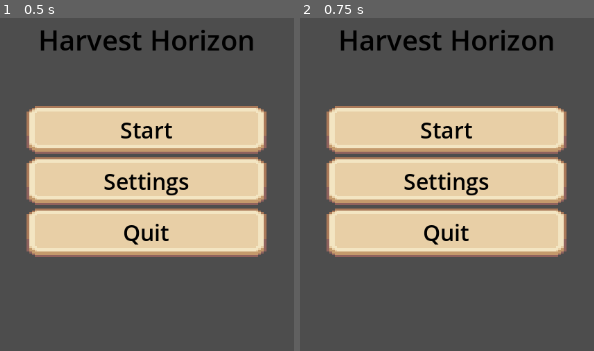
Above: before the commit, frames 1-2 (left to right).
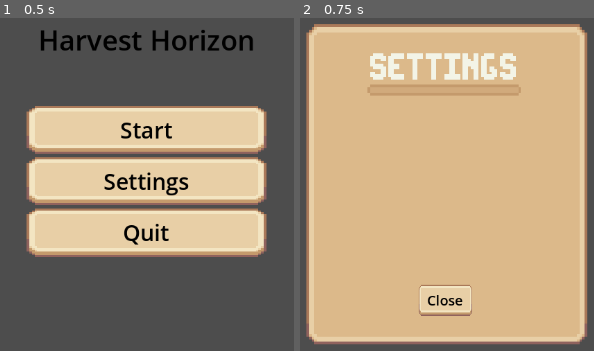
Above: after the commit, the same moments.

Repository: emilykrohn/HarvestHorizon
Game: Godot game, scene res://Scenes/MainMenu/main_menu.tscn
Same seed, same stepped clock (60 frames per second), same inputs: the game is played once before the commit and once after it.
Inputs:
- Up to frame 1 (0.5 s): no input
- Up to frame 2 (0.75 s): click "Settings" at 0.5 s

Frame 1 is identical in both runs. In frame 2, 91% of the frame differs, in the area x 2-98%, y 1-98%.

Commit message:
Create settings menu
Only has button to close it

Diff:
--- a/Scenes/MainMenu/main_menu.tscn
+++ b/Scenes/MainMenu/main_menu.tscn
@@ -1,7 +1,8 @@
-[gd_scene load_steps=3 format=3 uid="uid://clcsouub7x8xf"]
+[gd_scene load_steps=4 format=3 uid="uid://clcsouub7x8xf"]
 
 [ext_resource type="PackedScene" uid="uid://cjbehrxq2uno7" path="res://Scenes/MainMenu/button.tscn" id="1_a7sjt"]
 [ext_resource type="Script" path="res://Scripts/MainMenu/main_menu.gd" id="1_v658j"]
+[ext_resource type="Texture2D" uid="uid://bjk3pyw7o2q3y" path="res://Art/Sprout Lands - UI Pack - Premium pack/UI Sprites/Other UI sprites/Setting menu.png" id="3_imjsi"]
 
 [node name="MainMenu" type="Control"]
 layout_mode = 3
@@ -46,14 +47,45 @@
 alignment = 1
 
 [node name="StartButton" parent="MarginContainer/ButtonContiner" instance=ExtResource("1_a7sjt")]
+unique_name_in_owner = true
 layout_mode = 2
 
 [node name="SettingsButton" parent="MarginContainer/ButtonContiner" instance=ExtResource("1_a7sjt")]
+unique_name_in_owner = true
 layout_mode = 2
 text = "Settings"
 
 [node name="QuitButton" parent="MarginContainer/ButtonContiner" instance=ExtResource("1_a7sjt")]
+unique_name_in_owner = true
 layout_mode = 2
 text = "Quit"
 
+[node name="Settings" type="TextureRect" parent="."]
+unique_name_in_owner = true
+visible = false
+layout_mode = 1
+anchors_preset = 8
+anchor_left = 0.5
+anchor_top = 0.5
+anchor_right = 0.5
+anchor_bottom = 0.5
+offset_left = -244.5
+offset_top = -272.5
+offset_right = 244.5
+offset_bottom = 272.5
+grow_horizontal = 2
+grow_vertical = 2
+texture = ExtResource("3_imjsi")
+
+[node name="SettingsCloseButton" parent="Settings" instance=ExtResource("1_a7sjt")]
+layout_mode = 0
+offset_left = 203.5
+offset_top = 420.5
+offset_right = 280.5
+offset_bottom = 465.5
+theme_override_font_sizes/font_size = 20
+text = "Close"
+
+[connection signal="pressed" from="MarginContainer/ButtonContiner/SettingsButton" to="." method="_on_settings_button_pressed"]
 [connection signal="pressed" from="MarginContainer/ButtonContiner/QuitButton" to="." method="_on_quit_button_pressed"]
+[connection signal="pressed" from="Settings/SettingsCloseButton" to="." method="_on_settings_close_button_pressed"]
--- a/Scripts/MainMenu/main_menu.gd
+++ b/Scripts/MainMenu/main_menu.gd
@@ -12,3 +12,17 @@
 
 func _on_quit_button_pressed():
 	get_tree().quit()
+
+
+func _on_settings_button_pressed():
+	$%Settings.set_visible(true)
+	$%StartButton.disabled = true
+	$%SettingsButton.disabled = true
+	$%QuitButton.disabled = true
+
+
+func _on_settings_close_button_pressed():
+	$%Settings.set_visible(false)
+	$%StartButton.disabled = false
+	$%SettingsButton.disabled = false
+	$%QuitButton.disabled = false
Binary file changed: Art/Sprout Lands - UI Pack - Premium pack/UI Sprites/Other UI sprites/Setting menu.png
